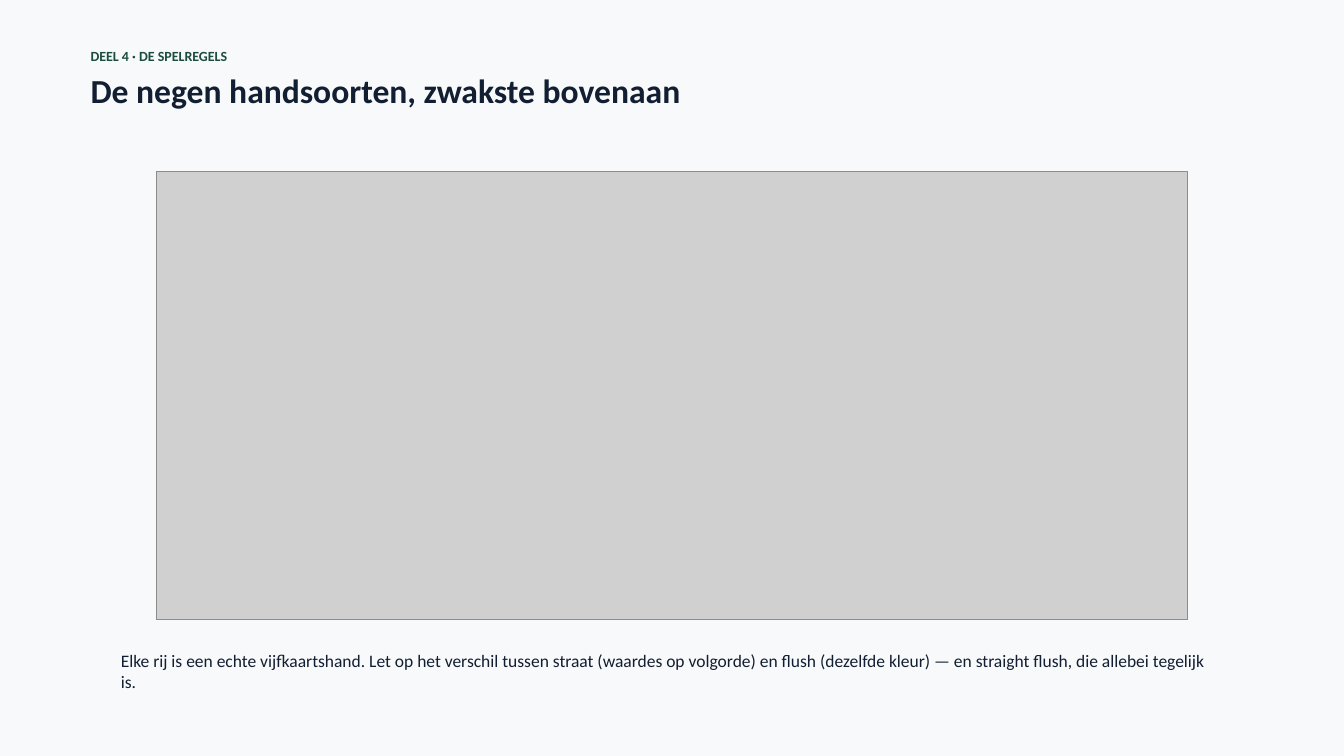
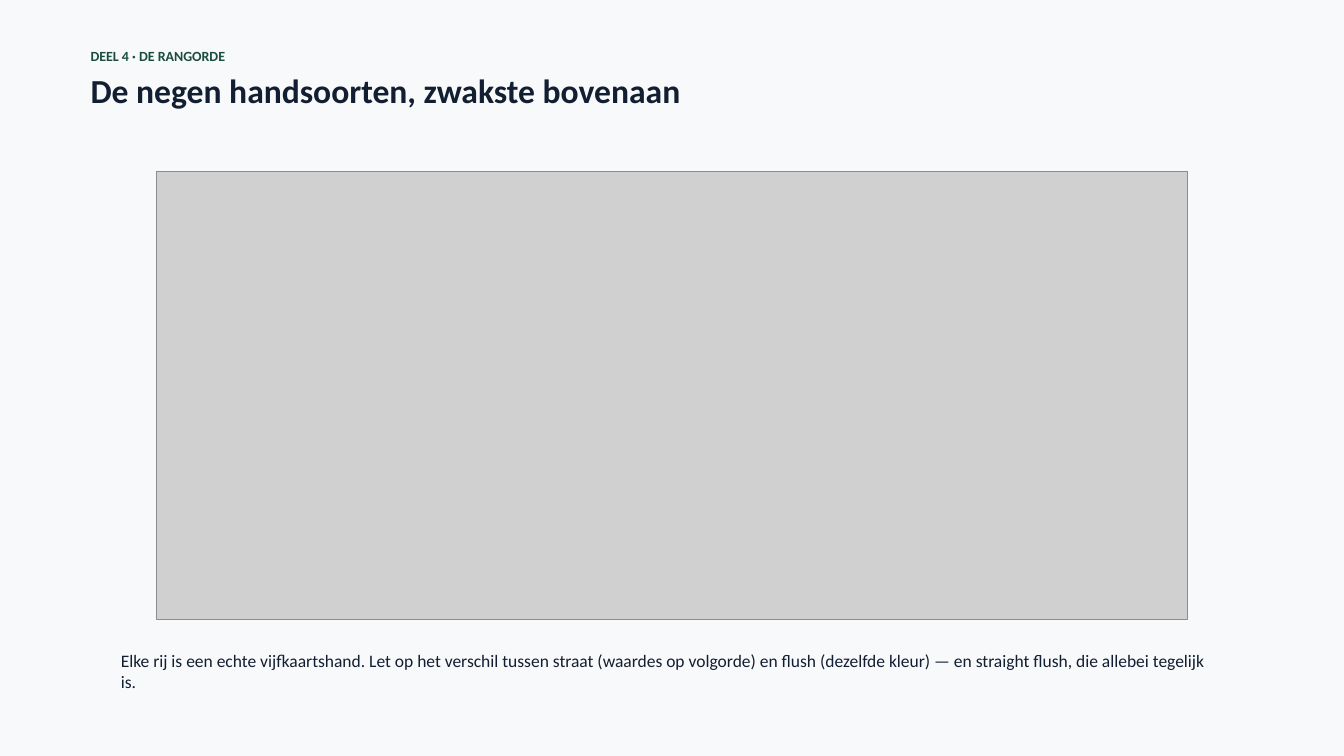
Before and after one commit to finturion/poker-analytics-challenge, a slide deck: slide 17 of powerpoints/Pokerbot_Upgrade_Week3.pptx. Drawn at 1344x756 pixels with LibreOffice and Linux fonts; fonts in the diff are those of the drawing; grey boxes stand for pictures. Boxes give left, top, right and bottom in pixels: in the first picture for what was removed or moved away, otherwise in the second. Text is boxed around its words. In the diff, an @@ line names an element or a change of style, - is before the commit and + after.

```diff
--- a/powerpoints/Pokerbot_Upgrade_Week3.pptx
+++ b/powerpoints/Pokerbot_Upgrade_Week3.pptx
@@ text at <box>91,52,225,61</box>: text changed @@
-DEEL 4 · DE SPELREGELS
+DEEL 4 · DE RANGORDE
```
Also in this commit, not shown: 7 other slides changed, 6 other files.
